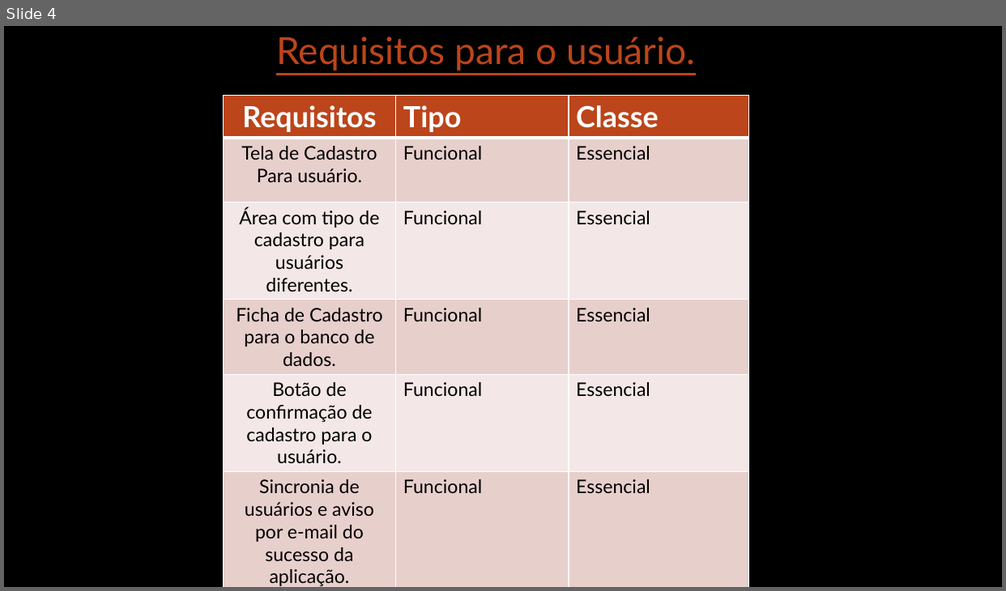
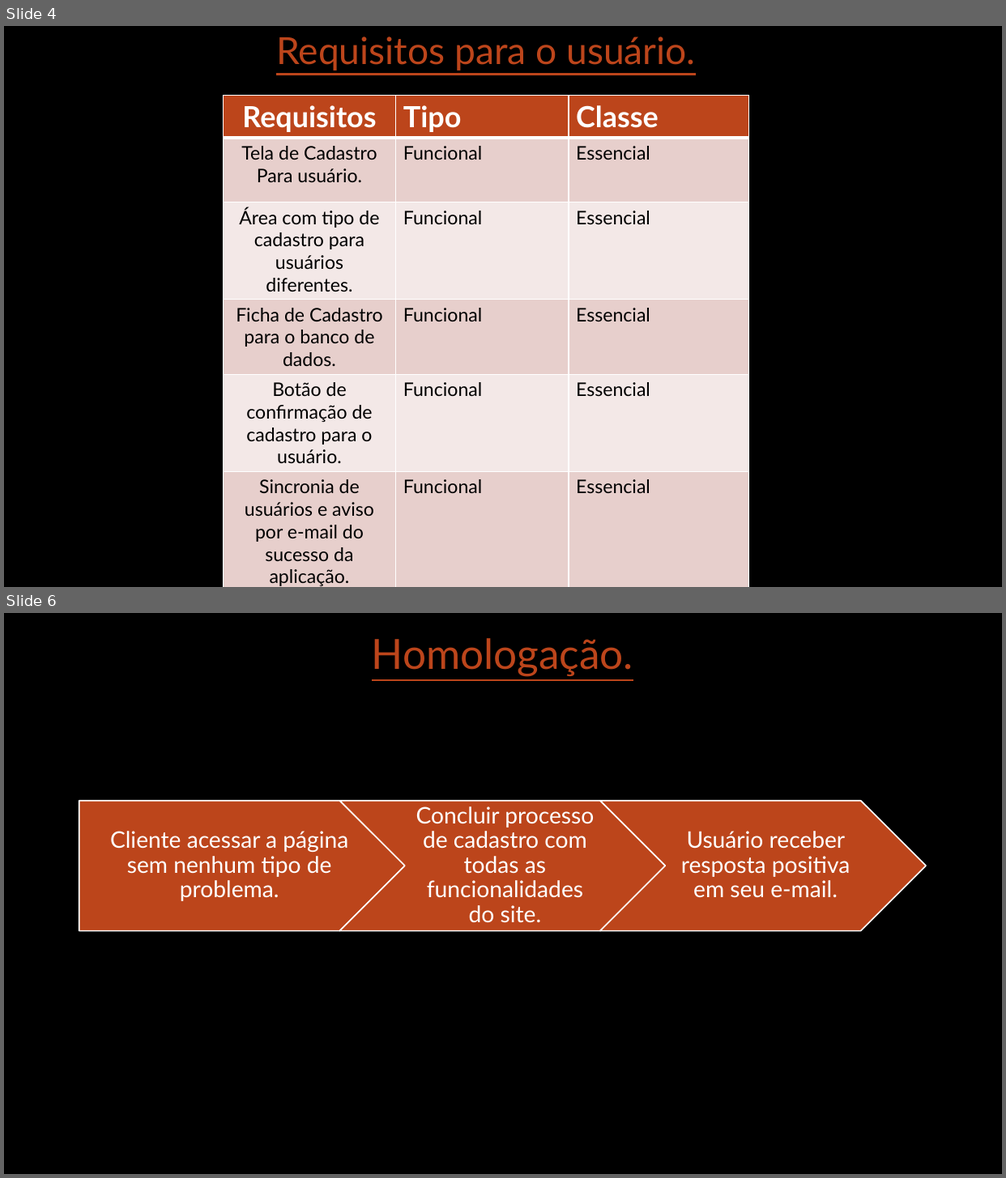
Before and after one commit to raphaelbachega/Bachega-s-repository, a slide deck: conteudoBandtecBachega/CicloDeVidaDeDesenvolvimento.pptx. Shown one above the other, each under a label of ours: slide 4 before the commit, slides 4 and 6 after it; the slides between them are not shown. The pictures are 1006x591 and 1006x1178 pixels, drawn with LibreOffice and Linux fonts; fonts in the diff are those of the drawing; background and template pictures are left out. Boxes give left, top, right and bottom in pixels: in the first picture for what was removed or moved away, otherwise in the second. Text is boxed around its words. In the diff, an @@ line names an element or a change of style, - is before the commit and + after.

```diff
--- a/conteudoBandtecBachega/CicloDeVidaDeDesenvolvimento.pptx
+++ b/conteudoBandtecBachega/CicloDeVidaDeDesenvolvimento.pptx
@@ slide 6 added at box(4, 613, 1002, 1174), background picture (left out) @@
@@ title added at box(372, 638, 633, 677), 40 pt, text #BC451B, underline @@
+Homologação.
@@ group added at box(79, 801, 927, 931): 3 texts, 2 chevrons, 1 pentagon arrow @@
+Cliente acessar a página sem nenhum tipo de problema.
+Concluir processo de cadastro com todas as funcionalidades do site.
+Usuário receber resposta positiva em seu e-mail.
```
Also in this commit, not shown: 3 slides changed, 1 other slide added, 1 slide removed.
